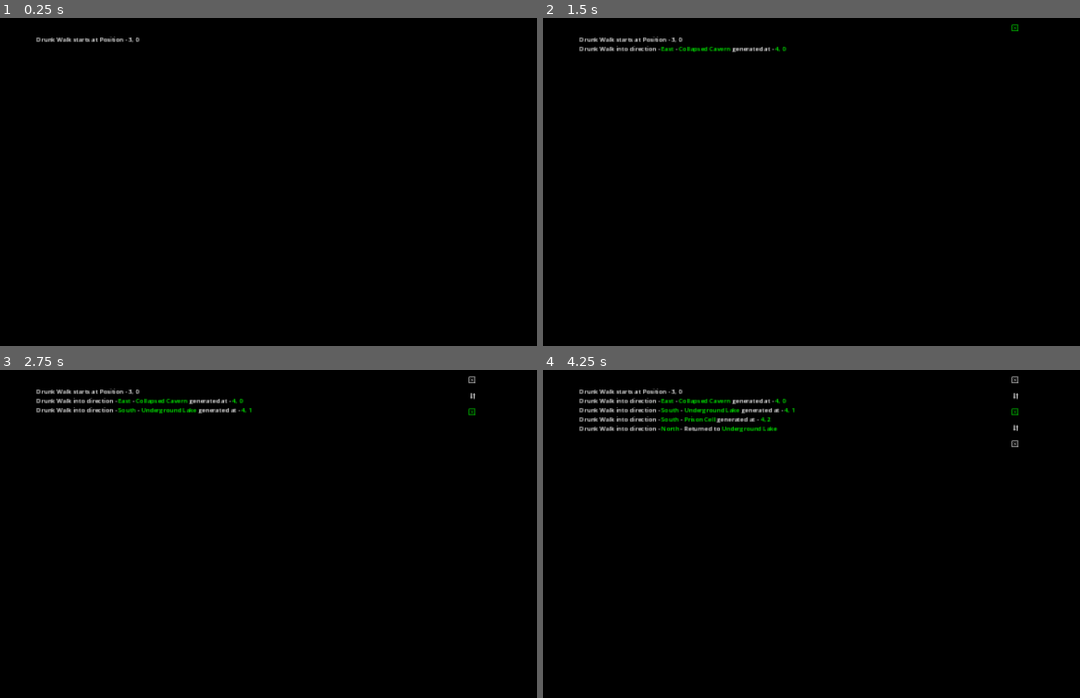
Above: before the commit, frames 1-4 (two rows, left to right).
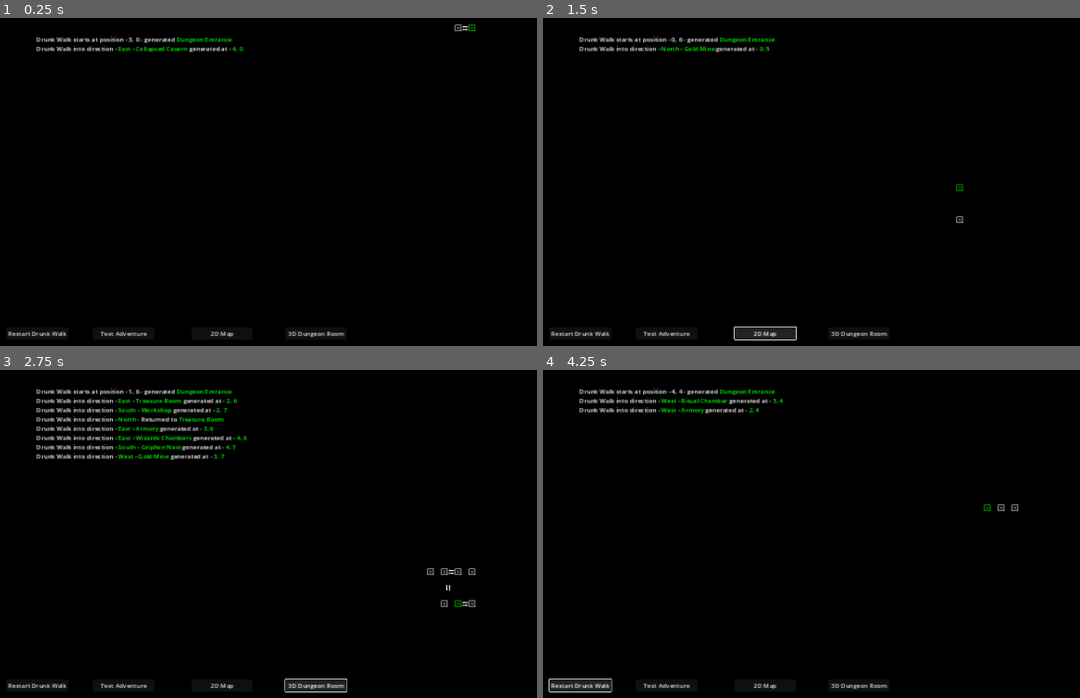
Above: after the commit, the same moments.

Repository: Cry-Havoc/Room_Generator
Game: Godot game, scene res://Scenes/main.tscn
Two runs of this game, one before a commit and one after it. Both use one fixed random seed, a clock stepped at 60 frames per second and the inputs below.
Inputs (mouse positions are in pixels of both pictures, inside the frame that each line leads up to):
- Up to frame 1 (0.25 s): no input
- Up to frame 2 (1.5 s): click (580, 332) at 0.5 s, where only the run after the commit has a clickable "Restart Drunk Walk"; click (763, 332) at 1.25 s, where only the run after the commit has a clickable "2D Map"
- Up to frame 3 (2.75 s): click (316, 684) at 2 s, where only the run after the commit has a clickable "3D Dungeon Room"
- Up to frame 4 (4.25 s): click (580, 684) at 2.75 s, where only the run after the commit has a clickable "Restart Drunk Walk"; click (580, 684) at 3.5 s, where only the run after the commit has a clickable "Restart Drunk Walk"

The runs differ from the first frame. In frame 1, 1.1% of the frame differs, in the area x 1-89%, y 1-98%; in frame 2, 1.4%; in frame 3, 3.6%, in the area x 1-89%, y 1-99%; in frame 4, 2.5%.
Error after the commit: Invalid access of index '10' on a base object of type: 'Array'. (res://Tools/room_generator.gd:151)

Commit message:
Version 0.0.2 - Text Adventure Mode

Diff:
--- a/godot_room_generator/Scenes/main.tscn
+++ b/godot_room_generator/Scenes/main.tscn
@@ -1,13 +1,27 @@
-[gd_scene load_steps=5 format=3 uid="uid://buq66lsdfn8uw"]
+[gd_scene load_steps=9 format=3 uid="uid://buq66lsdfn8uw"]
 
 [ext_resource type="Script" path="res://Scripts/room_generator_ouput.gd" id="1_1qtdd"]
 [ext_resource type="Script" path="res://Tools/room_generator.gd" id="1_p2fvv"]
 [ext_resource type="Script" path="res://Scripts/data_visiualisation_output.gd" id="1_ykbm5"]
 [ext_resource type="Script" path="res://Scripts/room_collection.gd" id="4_isdej"]
+[ext_resource type="Script" path="res://Scripts/restart_button.gd" id="5_2ex0h"]
+[ext_resource type="Script" path="res://Scripts/text_adventure_output.gd" id="6_o15fj"]
+[ext_resource type="Script" path="res://Scripts/text_adventure_button.gd" id="6_uxmnv"]
+[ext_resource type="Script" path="res://Scripts/return_to_generator_button.gd" id="8_bf6xx"]
 
 [node name="Main" type="Node2D"]
 
-[node name="RoomGeneratorOuput" type="RichTextLabel" parent="."]
+[node name="RoomGenerator" type="Node" parent="."]
+script = ExtResource("1_p2fvv")
+
+[node name="RoomCollection" type="Node" parent="."]
+script = ExtResource("4_isdej")
+roomNames = Array[String](["Torture Chamber", "Crystal Cave", "Orc Barracks", "Treasure Room", "Mirror Hall", "Goblin Kitchen", "Griphon Nest", "Tomb", "Underground Lake", "Alchemist Laboratory", "Dog Kernel", "Gold Mine", "Weapon Forge", "Food Storeroom", "Prison Cell", "Trap Room", "Ice Cavern", "Acid Pool", "Armory", "Libary", "Ritual Chamber", "Morgue", "Stalactite Cave", "Dragon Lair", "Wizards Chambers", "Workshop", "Lava Pool", "Statue Hall", "Portal Room", "Collapsed Cavern"])
+startRoomName = "Dungeon Entrance"
+
+[node name="GenerationUI" type="Node2D" parent="."]
+
+[node name="RoomGeneratorOuput" type="RichTextLabel" parent="GenerationUI"]
 offset_left = 269.0
 offset_top = 182.0
 offset_right = 918.0
@@ -16,7 +30,7 @@
 text = "Lorem ipsum dolor sit amet, consectetur adipiscing elit, sed do eiusmod tempor incididunt ut labore et dolore m …(335 unchanged characters)…
 script = ExtResource("1_1qtdd")
 
-[node name="DataVisiualisationOutput" type="RichTextLabel" parent="."]
+[node name="DataVisiualisationOutput" type="RichTextLabel" parent="GenerationUI"]
 offset_left = 976.0
 offset_top = 148.0
 offset_right = 1845.0
@@ -35,9 +49,61 @@
 XXXXXXXXXX[/center]"
 script = ExtResource("1_ykbm5")
 
-[node name="RoomGenerator" type="Node" parent="."]
-script = ExtResource("1_p2fvv")
+[node name="RestartButton" type="Button" parent="GenerationUI"]
+offset_left = 192.0
+offset_top = 940.0
+offset_right = 352.0
+offset_bottom = 971.0
+text = "Restart Drunk Walk"
+script = ExtResource("5_2ex0h")
 
-[node name="RoomCollection" type="Node" parent="."]
-script = ExtResource("4_isdej")
-roomNames = Array[String](["Torture Chamber", "Crystal Cave", "Orc Barracks", "Treasure Room", "Mirror Hall", "Goblin Kitchen", "Griphon Nest", "Tomb", "Underground Lake", "Alchemist Laboratory", "Dog Kernel", "Gold Mine", "Weapon Forge", "Food Storeroom", "Prison Cell", "Trap Room", "Ice Cavern", "Acid Pool", "Armory", "Libary", "Ritual Chamber", "Morgue", "Stalactite Cave", "Dragon Lair", "Wizards Chambers", "Workshop", "Lava Pool", "Statue Hall", "Portal Room", "Collapsed Cavern"])
+[node name="Text Adventure" type="Button" parent="GenerationUI"]
+offset_left = 416.0
+offset_top = 940.0
+offset_right = 575.0
+offset_bottom = 971.0
+text = "Text Adventure"
+script = ExtResource("6_uxmnv")
+
+[node name="2D Map" type="Button" parent="GenerationUI"]
+offset_left = 672.0
+offset_top = 940.0
+offset_right = 831.0
+offset_bottom = 971.0
+text = "2D Map"
+script = ExtResource("5_2ex0h")
+
+[node name="3D Dungeon Rooms" type="Button" parent="GenerationUI"]
+offset_left = 915.0
+offset_top = 940.0
+offset_right = 1074.0
+offset_bottom = 971.0
+text = "3D Dungeon Room"
+script = ExtResource("5_2ex0h")
+
+[node name="TextAdventure" type="Node2D" parent="."]
+visible = false
+script = ExtResource("6_o15fj")
+
+[node name="TextAdventureOutput" type="RichTextLabel" parent="TextAdventure"]
+offset_left = 505.0
+offset_top = 152.0
+offset_right = 1514.0
+offset_bottom = 873.0
+bbcode_enabled = true
+scroll_active = false
+scroll_following = true
+
+[node name="ReturnToGeneratorButton" type="Button" parent="TextAdventure"]
+offset_left = 192.0
+offset_top = 940.0
+offset_right = 352.0
+offset_bottom = 971.0
+text = "Return To Room Generator"
+script = ExtResource("8_bf6xx")
+
+[connection signal="pressed" from="GenerationUI/RestartButton" to="GenerationUI/RestartButton" method="_on_pressed"]
+[connection signal="pressed" from="GenerationUI/Text Adventure" to="GenerationUI/Text Adventure" method="_on_pressed"]
+[connection signal="pressed" from="GenerationUI/2D Map" to="GenerationUI/2D Map" method="_on_pressed"]
+[connection signal="pressed" from="GenerationUI/3D Dungeon Rooms" to="GenerationUI/3D Dungeon Rooms" method="_on_pressed"]
+[connection signal="pressed" from="TextAdventure/ReturnToGeneratorButton" to="TextAdventure/ReturnToGeneratorButton" method="_on_pressed"]
--- a/godot_room_generator/Scripts/data_visiualisation_output.gd
+++ b/godot_room_generator/Scripts/data_visiualisation_output.gd
@@ -1,6 +1,6 @@
 extends RichTextLabel
 
-@onready var roomGenerator = $"../RoomGenerator"
+@onready var roomGenerator = $"../../RoomGenerator"
 @onready var myText = $"."
 
 # Called when the node enters the scene tree for the first time.
--- /dev/null
+++ b/godot_room_generator/Scripts/restart_button.gd
@@ -0,0 +1,7 @@
+class_name RestartButton
+extends Button
+
+@onready var roomGenerator = $"../../RoomGenerator"
+
+func _on_pressed():
+	roomGenerator.Restart()
--- /dev/null
+++ b/godot_room_generator/Scripts/return_to_generator_button.gd
@@ -0,0 +1,7 @@
+class_name BackButton
+extends Button
+
+@onready var roomGenerator = $"../../RoomGenerator"
+
+func _on_pressed():
+	roomGenerator.BackToGenerator()
--- a/godot_room_generator/Scripts/room_collection.gd
+++ b/godot_room_generator/Scripts/room_collection.gd
@@ -2,11 +2,19 @@
 extends Node
 
 @export var roomNames: Array[String] = []
+@export var startRoomName: String = ""
 var unusedRoomNames: Array[String] = []
 
 # Called when the node enters the scene tree for the first time.
 func _ready():
-	unusedRoomNames.append_array(roomNames)
+	ResetRoomNames()
 
 func GetRandomRoomName():
 	return unusedRoomNames.pop_at(randi_range(0,unusedRoomNames.size()-1))
+
+func GetStartRoomName():
+	return startRoomName
+
+func ResetRoomNames():
+	unusedRoomNames.clear()
+	unusedRoomNames.append_array(roomNames)
--- a/godot_room_generator/Scripts/room_generator_ouput.gd
+++ b/godot_room_generator/Scripts/room_generator_ouput.gd
@@ -1,6 +1,6 @@
 extends RichTextLabel
 
-@onready var roomGenerator = $"../RoomGenerator"
+@onready var roomGenerator = $"../../RoomGenerator"
 @onready var myText = $"."
 
 
--- /dev/null
+++ b/godot_room_generator/Scripts/text_adventure_button.gd
@@ -0,0 +1,7 @@
+class_name TextAdventureButton
+extends Button
+
+@onready var roomGenerator = $"../../RoomGenerator"
+
+func _on_pressed():
+	roomGenerator.StartTextAdventure()
--- /dev/null
+++ b/godot_room_generator/Scripts/text_adventure_output.gd
@@ -0,0 +1,68 @@
+class_name TextAdventure
+extends Node2D
+
+@onready var roomGenerator = $"../RoomGenerator"
+@onready var myText = $TextAdventureOutput
+
+var textAdventureStarted = false
+
+# Called when the node enters the scene tree for the first time.
+func StartTextAdventure():
+	myText.text = "Welcome to the Dungeon!\n\n"
+	PrintRoom()
+	textAdventureStarted = true
+
+func LeaveTextAdventure():
+	textAdventureStarted = false
+
+func PrintRoom():
+	myText.text += "You are in the [color=green]" + roomGenerator.currentRoom.roomName + "[/color].\n\n"
+
+	if(roomGenerator.currentRoom.CanGoNorth()):
+		var nextRoom = roomGenerator.currentRoom.GetRoomNorth()
+		myText.text += "Press [color=green](1)[/color] to go [color=green]North[/color] to the [color=green]" + nextRoom.roomName + "[/color].\n"
+
+	if(roomGenerator.currentRoom.CanGoSouth()):
+		var nextRoom = roomGenerator.currentRoom.GetRoomSouth()
+		myText.text += "Press [color=green](2)[/color] to go [color=green]South[/color] to the [color=green]" + nextRoom.roomName + "[/color].\n"
+
+	if(roomGenerator.currentRoom.CanGoWest()):
+		var nextRoom = roomGenerator.currentRoom.GetRoomWest()
+		myText.text += "Press [color=green](3)[/color] to go [color=green]West[/color] to the [color=green]" + nextRoom.roomName + "[/color].\n"
+
+	if(roomGenerator.currentRoom.CanGoEast()):
+		var nextRoom = roomGenerator.currentRoom.GetRoomEast()
+		myText.text += "Press [color=green](4)[/color] to go [color=green]East[/color] to the [color=green]" + nextRoom.roomName + "[/color].\n"
+
+func _input(event):
+	if(not textAdventureStarted):
+		return
+
+	if event.is_action_pressed("North"):
+		if(roomGenerator.currentRoom.CanGoNorth()):
+			roomGenerator.currentRoom = roomGenerator.currentRoom.GetRoomNorth()
+			myText.text += "\nGoing North ... \n\n"
+			PrintRoom()
+		else:
+			myText.text += "\nCan not go North ... \n"
+	elif event.is_action_pressed("South"):
+		if(roomGenerator.currentRoom.CanGoSouth()):
+			roomGenerator.currentRoom = roomGenerator.currentRoom.GetRoomSouth()
+			myText.text += "\nGoing South ... \n\n"
+			PrintRoom()
+		else:
+			myText.text += "\nCan not go South ... \n"
+	elif event.is_action_pressed("West"):
+		if(roomGenerator.currentRoom.CanGoWest()):
+			roomGenerator.currentRoom = roomGenerator.currentRoom.GetRoomWest()
+			myText.text += "\nGoing West ... \n\n"
+			PrintRoom()
+		else:
+			myText.text += "\nCan not go West ... \n"
+	elif event.is_action_pressed("East"):
+		if(roomGenerator.currentRoom.CanGoEast()):
+			roomGenerator.currentRoom = roomGenerator.currentRoom.GetRoomEast()
+			myText.text += "\nGoing East ... \n\n"
+			PrintRoom()
+		else:
+			myText.text += "\nCan not go East ... \n"
--- a/godot_room_generator/Tools/room_generator.gd
+++ b/godot_room_generator/Tools/room_generator.gd
@@ -8,8 +8,14 @@
 var grid_initialized = false
 var debugLog : String = ""
 var walkerPosition = Vector2i.ZERO
+var startRoom = null
+var currentRoom = null
+
 
 @onready var roomCollection = $"../RoomCollection"
+@onready var generatorUI = $"../GenerationUI"
+@onready var textAdventure = $"../TextAdventure"
+
 
 # Called when the node enters the scene tree for the first time.
 func _ready():
@@ -21,7 +27,7 @@
 
 func CalculateRooms():
 		CreateGrid()
-		DrunkWalk(1)
+		DrunkWalk(0.1)
 
 func DrunkWalk(displayDelay : float):
 	var max_iterations = 30
@@ -31,7 +37,19 @@
 	walkerPosition.x = randi()%(grid_width-1)
 	walkerPosition.y = randi()%(grid_height-1)
 
-	debugLog += "Drunk Walk starts at Position - " + str(walkerPosition.x) + ", " + str(walkerPosition.y) + "\n";
+
+	debugLog += "Drunk Walk starts at position - " + str(walkerPosition.x) + ", " + str(walkerPosition.y);
+
+	var gridRoom = gridArray[walkerPosition.y][walkerPosition.x]
+	gridRoom.setupRoom(lastRoom,walkerPosition,roomCollection.GetStartRoomName())
+
+	debugLog += " - generated [color=green]" + gridRoom.roomName + "[/color]\n"
+
+	lastRoom = gridRoom
+	startRoom = gridRoom
+	currentRoom = gridRoom
+
+	await get_tree().create_timer(displayDelay).timeout
 
 	while itr < max_iterations:
 
@@ -51,7 +69,7 @@
 					debugLog += "Drunk Walk into direction - [color=green]" + GetDirectionName(random_direction) + "[/color]" ;
 
 					walkerPosition += random_direction
-					var gridRoom = gridArray[walkerPosition.y][walkerPosition.x]
+					gridRoom = gridArray[walkerPosition.y][walkerPosition.x]
 
 					if(gridRoom.roomEmpty):
 						gridRoom.setupRoom(lastRoom,walkerPosition,roomCollection.GetRandomRoomName())
@@ -98,7 +116,6 @@
 
 	grid_initialized = true
 
-
 func GetDebugData():
 	var debugText : String = "";
 	var numIndex : int = 0;
@@ -140,3 +157,20 @@
 			rowIndex += 1
 
 	return debugText
+
+func Restart():
+	roomCollection.ResetRoomNames()
+	grid_initialized = false
+	debugLog = ""
+	CreateGrid()
+	DrunkWalk(1)
+
+func StartTextAdventure():
+	generatorUI.visible = false
+	textAdventure.visible = true
+	textAdventure.StartTextAdventure()
+
+func BackToGenerator():
+	generatorUI.visible = true
+	textAdventure.visible = false
+	textAdventure.LeaveTextAdventure()
--- a/godot_room_generator/Tools/room_node.gd
+++ b/godot_room_generator/Tools/room_node.gd
@@ -1,7 +1,7 @@
 class_name RoomNode
 extends Node
 
-var connectedRooms = [RoomNode]
+var connectedRooms = []
 var roomCoordinates : Vector2i
 var roomEmpty : bool = true
 var roomName : String = "Empty Spot"
@@ -28,3 +28,39 @@
 	if(_roomToConnect != null && not (_roomToConnect in connectedRooms) ):
 		connectedRooms.append(_roomToConnect)
 		_roomToConnect.connectedRooms.append(self)
+
+func CanGoNorth():
+		return CanGoDirection(Vector2i.UP)
+
+func CanGoSouth():
+		return CanGoDirection(Vector2i.DOWN)
+
+func CanGoWest():
+		return CanGoDirection(Vector2i.LEFT)
+
+func CanGoEast():
+		return CanGoDirection(Vector2i.RIGHT)
+
+func CanGoDirection(_directionToGo : Vector2i):
+	for connectedRoom : RoomNode in connectedRooms:
+		if(connectedRoom.roomCoordinates - roomCoordinates == _directionToGo):
+			return true
+	return false
+
+func GetRoomNorth():
+		return GetDirectionRoom(Vector2i.UP)
+
+func GetRoomSouth():
+		return GetDirectionRoom(Vector2i.DOWN)
+
+func GetRoomWest():
+		return GetDirectionRoom(Vector2i.LEFT)
+
+func GetRoomEast():
+		return GetDirectionRoom(Vector2i.RIGHT)
+
+func GetDirectionRoom(_directionToGo : Vector2i):
+	for connectedRoom : RoomNode in connectedRooms:
+		if(connectedRoom.roomCoordinates - roomCoordinates == _directionToGo):
+			return connectedRoom
+	return null
--- a/godot_room_generator/project.godot
+++ b/godot_room_generator/project.godot
@@ -26,6 +26,29 @@
 
 project/assembly_name="Room Generator"
 
+[input]
+
+North={
+"deadzone": 0.5,
+"events": [Object(InputEventKey,"resource_local_to_scene":false,"resource_name":"","device":-1,"window_id":0,"alt_pressed":false,"shift_pressed":false,"ctrl_pressed":false,"meta_pressed":false,"pressed":false,"keycode":0,"physical_keycode":49,"key_label":0,"unicode":49,"location":0,"echo":false,"script":null)
+]
+}
+South={
+"deadzone": 0.5,
+"events": [Object(InputEventKey,"resource_local_to_scene":false,"resource_name":"","device":-1,"window_id":0,"alt_pressed":false,"shift_pressed":false,"ctrl_pressed":false,"meta_pressed":false,"pressed":false,"keycode":0,"physical_keycode":50,"key_label":0,"unicode":50,"location":0,"echo":false,"script":null)
+]
+}
+West={
+"deadzone": 0.5,
+"events": [Object(InputEventKey,"resource_local_to_scene":false,"resource_name":"","device":-1,"window_id":0,"alt_pressed":false,"shift_pressed":false,"ctrl_pressed":false,"meta_pressed":false,"pressed":false,"keycode":0,"physical_keycode":51,"key_label":0,"unicode":51,"location":0,"echo":false,"script":null)
+]
+}
+East={
+"deadzone": 0.5,
+"events": [Object(InputEventKey,"resource_local_to_scene":false,"resource_name":"","device":-1,"window_id":0,"alt_pressed":false,"shift_pressed":false,"ctrl_pressed":false,"meta_pressed":false,"pressed":false,"keycode":0,"physical_keycode":52,"key_label":0,"unicode":52,"location":0,"echo":false,"script":null)
+]
+}
+
 [rendering]
 
 environment/defaults/default_clear_color=Color(0, 0, 0, 1)
Not shown, added: CHANGELOG.txt
